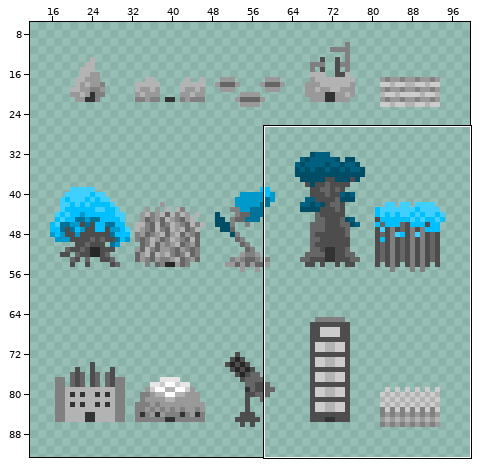
Two versions of one sprite sheet, 0714-ColonizationChess/assets/sprite/board.png. The picture above shows the old version from afar; the outline marks the close-up.
Close-up. First the earlier version:
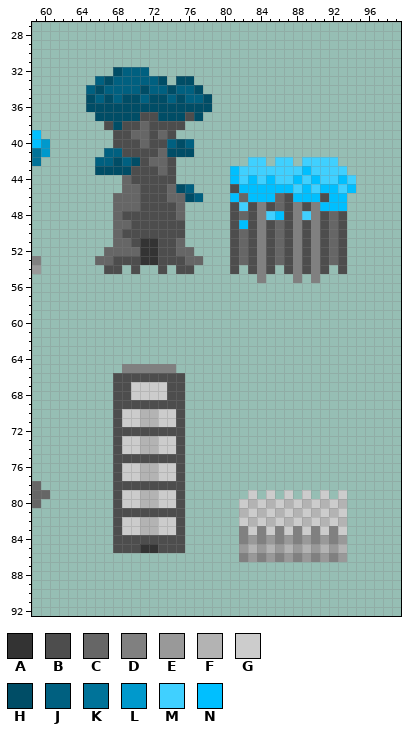
The file is 128x128 pixels. Colours within 5 levels of each other are drawn and written as one. Shown: x 59..99, y 27..92. The wide view leaves out empty margins.
Palette (. is transparent): A #333333  B #4d4d4d  C #666666  D #808080  E #999999  F #b3b3b3  G #cccccc  H #004d66  J #006080  K #007399  L #0099cc  M #40d0ff  N #00bfff
And afterwards:
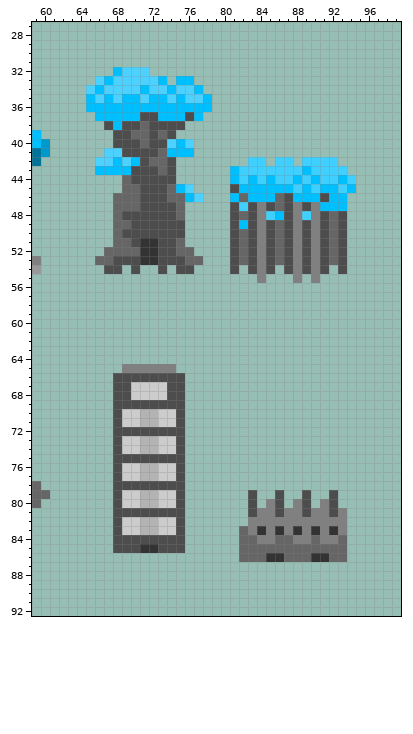
Difference:
Colour J changes from #006080 to #4dd2ff.
The author changed colour D to colour A in row 83 at x 84, 86, 88, 90 and 92; in row 86 at x 86 and 90.
The author changed colour E to colour A in row 86 at x 85 and 91.
Colour B now appears in row 79 at x 86 and 92.
The author changed colour F to colour B in row 80 at x 83 and 89; in row 81 at x 86 and 92.
The author changed colour G to colour B in row 79 at x 83 and 89; in row 80 at x 86 and 92; in row 81 at x 83 and 89.
The author changed colour D to colour C in row 83 at x 82; in row 84 at x 82, 86 and 90; in row 86 at x 82, 84, 88 and 92.
The author changed colour E to colour C in row 84 at x 83, 87 and 93; in row 85 at x 82, 84, 86, 88, 90 and 92; in row 86 at x 83, 87, 89 and 93.
The author changed colour F to colour C in row 85 at x 83, 85, 87, 89, 91 and 93.
The author changed colour E to colour D in row 84 at x 85, 89 and 91.
The author changed colour F to colour D in row 80 at x 85 and 91; in row 81 at x 84, 88 and 90; in row 82 at x 83, 85, 87, 89, 91 and 93.
The author changed colour G to colour D in row 80 at x 88; in row 81 at x 85, 87, 91 and 93; in row 82 at x 84, 86, 88, 90 and 92; in row 83 at x 83, 85, 87, 89, 91 and 93.
The author changed colour H to colour N in row 32 at x 68; in row 33 at x 67, 73 and 75 to 76; in row 34 at x 66, 71, 74 and 77; in row 35 at x 65, 67, 69 to 70, 72 to 73, 75 and 78; in row 36 at x 65 to 78; in row 37 at x 66 to 70, 73 to 75 and 77.
The author changed colour H to colour N in row 38 at x 68; in row 40 at x 75; in row 41 at x 74 to 76; in row 42 at x 68 and 70; in row 43 at x 66 to 69; in row 45 at x 75.
The author changed colour H to colour N in row 46 at x 76.
Colour F is gone in row 80 at x 87 and 93; in row 81 at x 82.
Colour G is gone in row 79 at x 85, 87, 91 and 93; in row 80 at x 82, 84 and 90; in row 82 at x 82.
Boxes around the changes in both close-ups, in picture pixels (x1, y1, x2, y2):
changed: (86, 67, 212, 175)
changed: (176, 184, 203, 202)
changed: (239, 490, 347, 562)
